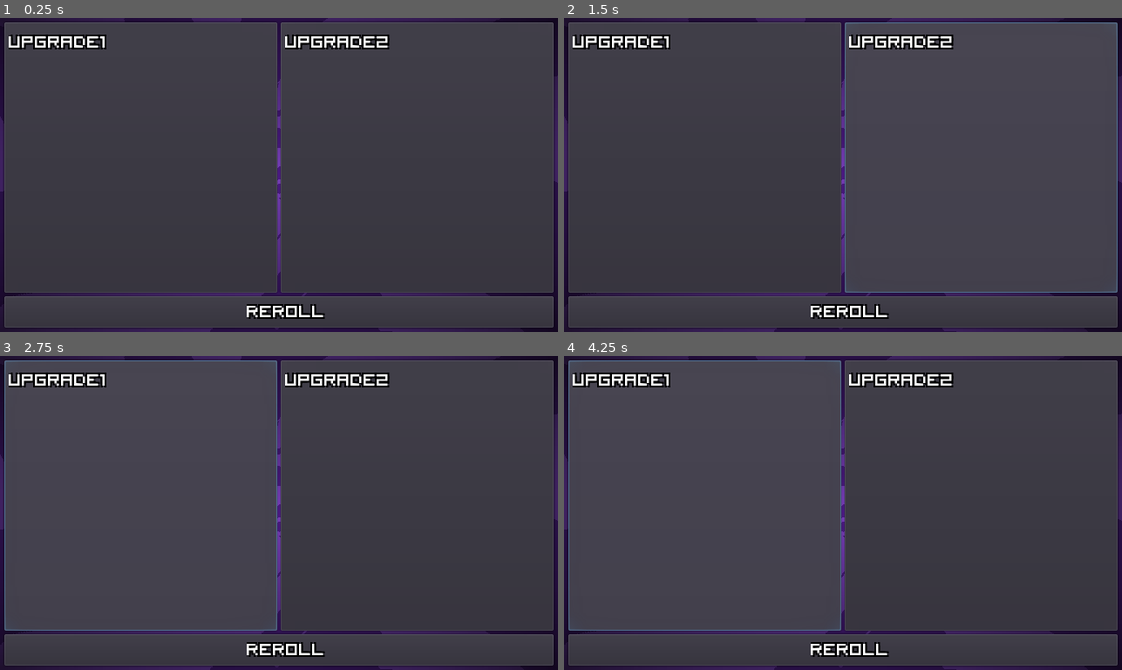
Above: before the commit, frames 1-4 (two rows, left to right).
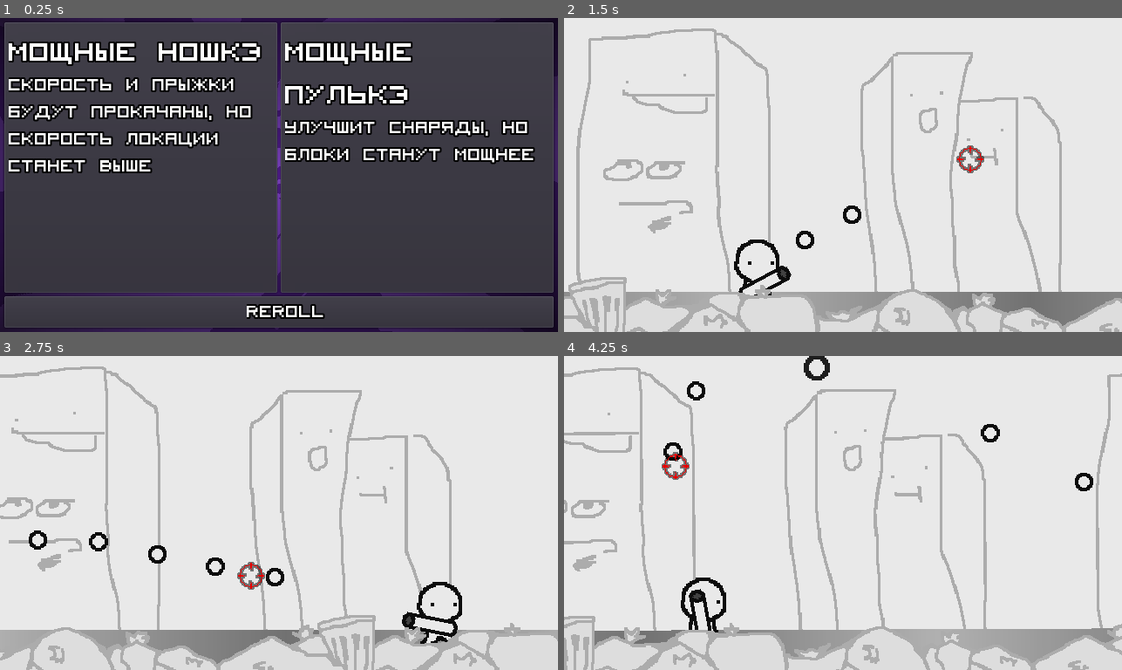
Above: after the commit, the same moments.

Repository: dranik544/explanation-overdue
Game: Godot game, scene res://scenes/between portal.tscn
Two runs of this game, one before a commit and one after it. Both use one fixed random seed, a clock stepped at 60 frames per second and the inputs below. This scene is started directly instead of the project's main scene.
Inputs (mouse positions are in pixels of both pictures, inside the frame that each line leads up to):
- Up to frame 1 (0.25 s): no input
- Up to frame 2 (1.5 s): click "upgrade1" (after the commit: "Мощные ношкэ Скорость и прыжк…") at 0.5 s; tap Enter at 1.25 s; move the mouse to (965, 159) at 1.27 s; press the mouse at (965, 159) at 1.28 s; hold D (RIGHT) from 1.28 s (still down)
- Up to frame 3 (2.75 s): tap W (JUMP) at 1.52 s; release D (RIGHT) at 2 s; release the mouse at (401, 497) at 2 s; drag from (167, 528) to (251, 575) at 2.02 s
- Up to frame 4 (4.25 s): move the mouse to (898, 443) at 2.77 s; press the mouse at (898, 443) at 2.78 s; hold A (LEFT) 2.78-3.5 s; release the mouse at (898, 443) at 3.5 s; drag from (815, 575) to (675, 465) at 3.52 s

The runs differ from the first frame. In frame 1, 14% of the frame differs, in the area x 1-96%, y 5-96%; in frame 2, 99%, in the area x 0-100%, y 0-100%; in frame 3, 99%; in frame 4, 99%.

Commit message:
рабочая прокачка на кнопках в меню портала (пока что без реролла)

Diff:
--- a/global.gd
+++ b/global.gd
@@ -54,7 +54,7 @@
 var aimGamepadDeadZone: float = 0.2
 var enableAnimations: bool = true
 var enableShakeScreen: bool = true
-var forceInputTypeSelect: int = 0
+var forceInputTypeSelect: int = -1
 
 
 func resetLocationData():
@@ -79,3 +79,27 @@
 			multiplierProjectileSpeed += 1.0
 			multiplierBlockHealth += 1.0
 			multiplierBlockDamagingDamage += 0.5
+
+func printGlobalMultipliers():
+	print("--- ПРОВЕРКА МОДИФИКАТОРОВ GLOBAL ---")
+	# Игрок
+	print("Global.multiplierPlayerSpeed: ", Global.multiplierPlayerSpeed)
+	print("Global.multiplierPlayerJumpVelocity: ", Global.multiplierPlayerJumpVelocity)
+	print("Global.multiplierPlayerHealth: ", Global.multiplierPlayerHealth)
+	print("Global.multiplierPlayerProjectileTimerWaitTime: ", Global.multiplierPlayerProjectileTimerWaitTime)
+
+	# Проджектайл
+	print("Global.multiplierProjectileSpeed: ", Global.multiplierProjectileSpeed)
+	print("Global.multiplierProjectileRecoilForce: ", Global.multiplierProjectileRecoilForce)
+	print("Global.multiplierProjectileDamage: ", Global.multiplierProjectileDamage)
+
+	# Локация
+	print("Global.multiplierSpeedLocAcceleration: ", Global.multiplierSpeedLocAcceleration)
+
+	# Блок
+	print("Global.multiplierBlockHealth: ", Global.multiplierBlockHealth)
+	print("Global.multiplierBlockDamagingDamage: ", Global.multiplierBlockDamagingDamage)
+	print("Global.multiplierBlockPoolBlocksBeforePortal: ", Global.multiplierBlockPoolBlocksBeforePortal)
+	print("Global.multiplierBlockPoolMinInterval: ", Global.multiplierBlockPoolMinInterval)
+	print("Global.multiplierBlockPoolMaxInterval: ", Global.multiplierBlockPoolMaxInterval)
+	print("-------------------------------------")
--- a/scenes/between portal.gd
+++ b/scenes/between portal.gd
@@ -1,9 +1,59 @@
 extends Node2D
 
+onready var button1 = $CanvasLayer/vbox/hboxbuttons/Button1
+onready var button2 = $CanvasLayer/vbox/hboxbuttons/Button2
+onready var buttonText1 = $CanvasLayer/vbox/hboxbuttons/Button1/RichTextLabel
+onready var buttonText2 = $CanvasLayer/vbox/hboxbuttons/Button2/RichTextLabel
 
-#func _ready():
+
+
+func _ready():
+	Global.printGlobalMultipliers()
+
+	button1.connect("pressed", self, "button1pressed")
+	button2.connect("pressed", self, "button2pressed")
+
+	randomEnhancementButtons()
+
 #	yield(get_tree().create_timer(0.5), "timeout")
 #	goToNextLocation()
+
+func button1pressed():
+	var btn1index: int = button1.get_meta("index")
+	Global.updateMultipliers(btn1index)
+	Global.printGlobalMultipliers()
+	goToNextLocation()
+
+func button2pressed():
+	var btn2index: int = button2.get_meta("index")
+	Global.updateMultipliers(btn2index)
+	Global.printGlobalMultipliers()
+	goToNextLocation()
+
+
+func randomEnhancementButtons():
+	var randomIndex1: int
+	var randomIndex2: int
+
+	randomize()
+
+	randomIndex1 = randi() % Global.enhancesData.size()
+	randomIndex2 = randi() % Global.enhancesData.size()
+	while randomIndex2 == randomIndex1:
+		randomIndex2 = randi() % Global.enhancesData.size()
+
+
+	buttonText1.bbcode_text = (
+		"[font=res://themes/large_font.tres]" + Global.enhancesData[randomIndex1]["name"] + "[/font]" +
+		"[font=res://themes/normal_font.tres]" + "\n" + Global.enhancesData[randomIndex1]["desc"] + "[/font]"
+	)
+	buttonText2.bbcode_text = (
+		"[font=res://themes/large_font.tres]" + Global.enhancesData[randomIndex2]["name"] + "[/font]" +
+		"[font=res://themes/normal_font.tres]" + "\n" + Global.enhancesData[randomIndex2]["desc"] + "[/font]"
+	)
+	button1.set_meta("index", randomIndex1)
+	button2.set_meta("index", randomIndex2)
+
 
 func goToNextLocation():
 	var randomLocationNum: int
--- a/themes/defaultTheme.tres
+++ b/themes/defaultTheme.tres
@@ -1,14 +1,6 @@
-[gd_resource type="Theme" load_steps=3 format=2]
+[gd_resource type="Theme" load_steps=2 format=2]
 
-[ext_resource path="res://fonts/visitor2.otf" type="DynamicFontData" id=1]
-
-[sub_resource type="DynamicFont" id=1]
-size = 32
-font_data = ExtResource( 1 )
+[ext_resource path="res://themes/normal_font.tres" type="DynamicFont" id=1]
 
 [resource]
-default_font = SubResource( 1 )
-RichTextLabel/colors/font_color_shadow = Color( 0, 0, 0, 1 )
-RichTextLabel/constants/shadow_as_outline = 1
-RichTextLabel/constants/shadow_offset_x = 2
-RichTextLabel/constants/shadow_offset_y = 2
+default_font = ExtResource( 1 )
--- /dev/null
+++ b/themes/large_font.tres
@@ -0,0 +1,9 @@
+[gd_resource type="DynamicFont" load_steps=2 format=2]
+
+[ext_resource path="res://fonts/visitor2.otf" type="DynamicFontData" id=1]
+
+[resource]
+size = 52
+outline_size = 2
+outline_color = Color( 0, 0, 0, 1 )
+font_data = ExtResource( 1 )
--- /dev/null
+++ b/themes/normal_font.tres
@@ -0,0 +1,9 @@
+[gd_resource type="DynamicFont" load_steps=2 format=2]
+
+[ext_resource path="res://fonts/visitor2.otf" type="DynamicFontData" id=1]
+
+[resource]
+size = 32
+outline_size = 2
+outline_color = Color( 0, 0, 0, 1 )
+font_data = ExtResource( 1 )
--- /dev/null
+++ b/themes/small_font.tres
@@ -0,0 +1,9 @@
+[gd_resource type="DynamicFont" load_steps=2 format=2]
+
+[ext_resource path="res://fonts/visitor2.otf" type="DynamicFontData" id=1]
+
+[resource]
+size = 24
+outline_size = 2
+outline_color = Color( 0, 0, 0, 1 )
+font_data = ExtResource( 1 )
